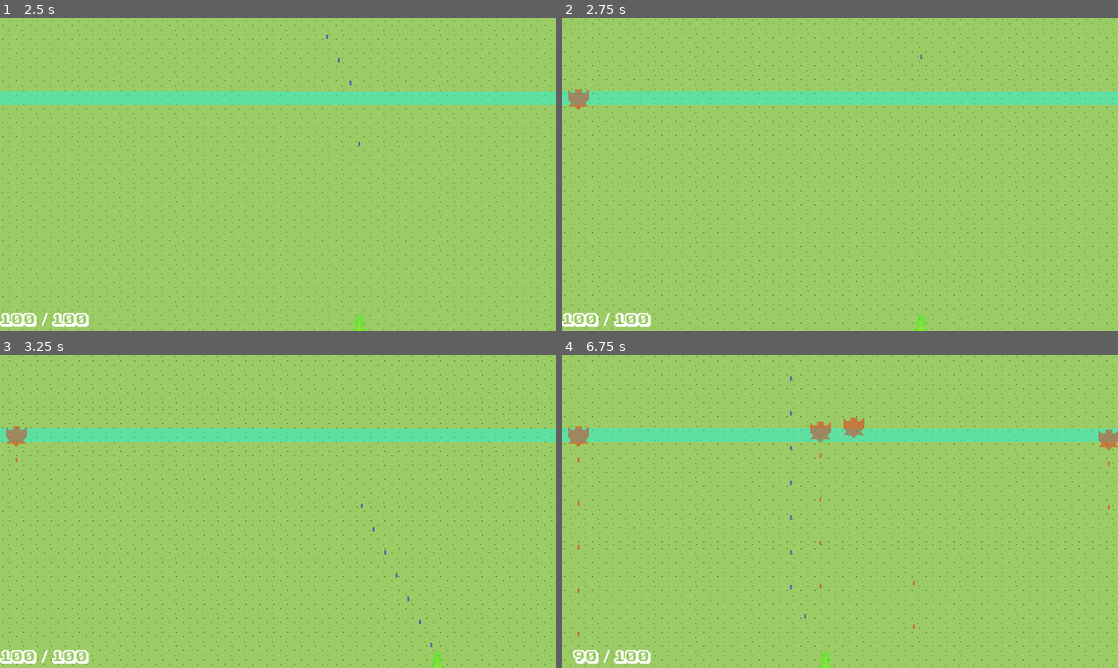
Above: before the commit, frames 1-4 (two rows, left to right).
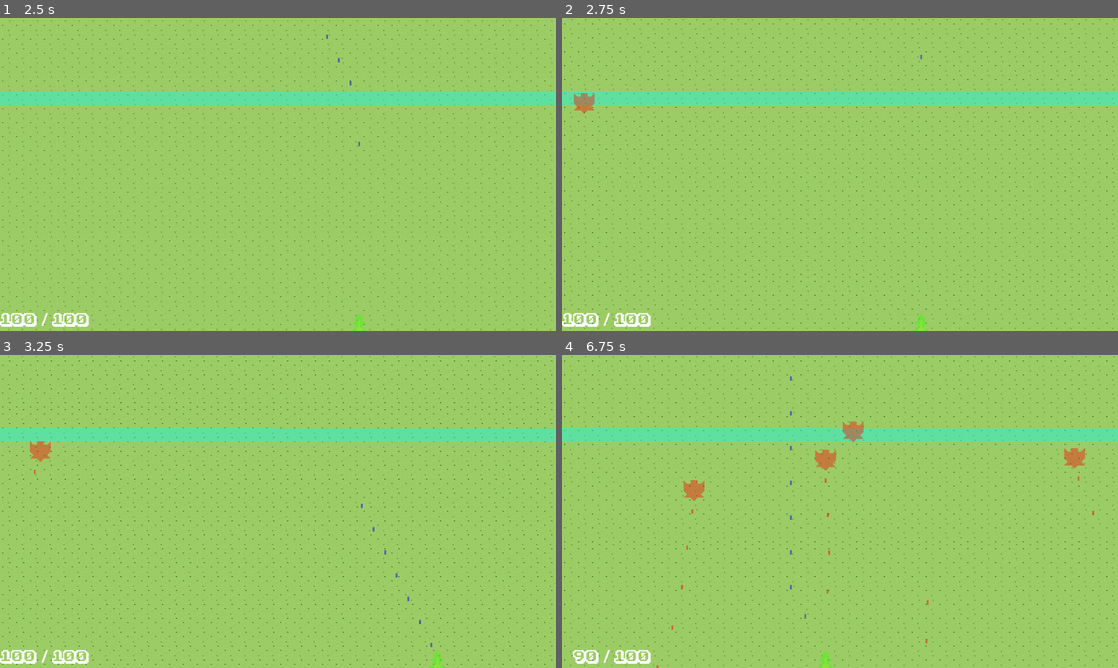
Above: after the commit, the same moments.

Repository: mmyumu/OVNI-godot
Game: Godot game, scene res://menu.tscn
The game is run twice, just before and just after one commit, with the same random seed, the same clock (stepped at 60 frames per second) and the same inputs.
Inputs (mouse positions are in pixels of both pictures, inside the frame that each line leads up to):
- Up to frame 1 (2.5 s): click "Start" at 0.5 s; tap Enter at 1.25 s; move the mouse to (400, 158) at 1.27 s; hold Right (move_right) 1.28-2.03 s; hold Space (shoot) 1.28-2.03 s; click (400, 158) at 1.42 s; move the mouse to (166, 190) at 2.02 s; hold Down (move_down) from 2.03 s (still down); tap Space (shoot) at 2.1 s
- Up to frame 2 (2.75 s): keep holding Down (move_down)
- Up to frame 3 (3.25 s): move the mouse to (333, 442) at 2.77 s; release Down (move_down) at 2.78 s; hold Right (move_right) from 2.78 s (still down); hold Space (shoot) from 2.78 s (still down)
- Up to frame 4 (6.75 s): move the mouse to (812, 574) at 3.52 s; release Right (move_right) at 3.53 s; release Space (shoot) at 3.53 s; hold Up (move_up) 3.53-4.28 s; tap Space (shoot) at 3.6, 5.1, 6.6 s; click (812, 574) at 3.67 s; move the mouse to (1006, 558) at 4.27 s; hold Space (shoot) 4.28-5.03 s; hold Left (move_left) 4.28-5.78 s; move the mouse to (673, 464) at 5.02 s; move the mouse to (867, 511) at 5.77 s; hold Down (move_down) 5.78-6.53 s; hold Space (shoot) 5.78-6.53 s; click (867, 511) at 5.92 s; move the mouse to (756, 433) at 6.52 s; hold Right (move_right) from 6.53 s (still down)

Frame 1 is identical in both runs. In frame 2, 0.2% of the frame differs, in the area x 1-6%, y 22-31%; in frame 3, 0.4%; in frame 4, 1.4%, in the area x 1-100%, y 20-100%.

Commit message:
Add enemy AI (moving toward player), add projectile1 inherited from projectile, add game over message

Diff:
--- a/global_variables.gd
+++ b/global_variables.gd
@@ -3,6 +3,7 @@
 var input_type = "joypad"
 
 var screen_size: Vector2
+var player
 
 # Called when the node enters the scene tree for the first time.
 func _ready():
--- a/hud.tscn
+++ b/hud.tscn
@@ -88,4 +88,21 @@
 [node name="StartTimer" type="Timer" parent="StartPlay"]
 one_shot = true
 
+[node name="GameOverLabel" type="Label" parent="."]
+visible = false
+anchors_preset = 8
+anchor_left = 0.5
+anchor_top = 0.5
+anchor_right = 0.5
+anchor_bottom = 0.5
+offset_left = -20.0
+offset_top = -11.5
+offset_right = 20.0
+offset_bottom = 11.5
+grow_horizontal = 2
+grow_vertical = 2
+theme_override_fonts/font = ExtResource("1_04pe5")
+theme_override_font_sizes/font_size = 64
+text = "game over"
+
 [connection signal="timeout" from="StartPlay/StartTimer" to="." method="_on_start_timer_timeout"]
--- a/main_stage.gd
+++ b/main_stage.gd
@@ -3,12 +3,14 @@
 var enemy_index = 0
 
 func _ready():
+	GlobalVariables.player = $Player
 	get_tree().paused = true
 	update_hp()
 	$Player.hide()
 
 func _process(delta):
-	update_hp()
+#	update_hp()
+	pass
 
 func _on_player_shoot(projectile, direction, location):
 	var spawned_projectile = projectile.instantiate()
@@ -20,8 +22,9 @@
 	spawned_projectile.velocity = spawned_projectile.velocity.rotated(direction)
 
 func update_hp():
-	$HUD/HP/HPLabel.text = str($Player.hp)
-	$HUD/HP/MaxHPLabel.text = str($Player.max_hp)
+	if $Player:
+		$HUD/HP/HPLabel.text = str($Player.hp)
+		$HUD/HP/MaxHPLabel.text = str($Player.max_hp)
 
 func _on_hud_start_play():
 	start_stop_game(true)
@@ -54,8 +57,14 @@
 	if start:
 		$Player.show()
 		$Spawner/SpawnTimer.start()
+		$HUD/GameOverLabel.hide()
 		get_tree().paused = false
 	else:
 		$Player.hide()
 		$Spawner/SpawnTimer.stop()
+		$HUD/GameOverLabel.show()
 		get_tree().paused = true
+
+
+func _on_player_player_hit(damage):
+	update_hp()
--- a/main_stage.tscn
+++ b/main_stage.tscn
@@ -24,6 +24,7 @@
 speed = 500.0
 
 [connection signal="game_over" from="Player" to="." method="_on_player_game_over"]
+[connection signal="player_hit" from="Player" to="." method="_on_player_player_hit"]
 [connection signal="shoot" from="Player" to="." method="_on_player_shoot"]
 [connection signal="start_play" from="HUD" to="." method="_on_hud_start_play"]
 [connection signal="timeout" from="Spawner/SpawnTimer" to="." method="_on_spawn_timer_timeout"]
--- /dev/null
+++ b/unit/enemies/ai.gd
@@ -0,0 +1,14 @@
+extends Node
+
+
+# Called when the node enters the scene tree for the first time.
+func _ready():
+	pass # Replace with function body.
+
+
+# Called every frame. 'delta' is the elapsed time since the previous frame.
+func _process(delta):
+	pass
+
+func compute_position(delta, current_position):
+	return lerp(current_position, GlobalVariables.player.position, 0.1 * delta)
--- a/unit/enemies/enemy1.gd
+++ b/unit/enemies/enemy.gd
@@ -13,19 +13,19 @@
 
 # Called every frame. 'delta' is the elapsed time since the previous frame.
 func _process(delta):
-	pass
+	position = $AI.compute_position(delta, position)
 
 
 func _on_area_shape_entered(area_rid, area, area_shape_index, local_shape_index):
 	if area.is_in_group("Player"):
-
-		# TODO : get the
-#		if area.is_in_group("Projectile"):
 		if "damage" in area:
 			hp -= area.damage
 		if hp <= 0:
 			queue_free()
 
+		if area.is_in_group("Projectile"):
+			area.queue_free()
+
 
 func _on_weapon_shoot(projectile, direction, location):
 #	print("enemy _on_weapon_shoot")
--- a/unit/enemies/enemy1.tscn
+++ b/unit/enemies/enemy.tscn
@@ -1,13 +1,14 @@
-[gd_scene load_steps=4 format=3 uid="uid://c608eymfujioj"]
+[gd_scene load_steps=5 format=3 uid="uid://bnvbbg74xcgj2"]
 
-[ext_resource type="Script" path="res://unit/enemies/enemy1.gd" id="1_mlrxg"]
-[ext_resource type="PackedScene" uid="uid://bq8gn3xifxca1" path="res://unit/enemies/weapon.tscn" id="2_8yfxv"]
+[ext_resource type="Script" path="res://unit/enemies/enemy.gd" id="1_utwqf"]
+[ext_resource type="PackedScene" uid="uid://bq8gn3xifxca1" path="res://unit/enemies/weapon.tscn" id="2_d2til"]
+[ext_resource type="Script" path="res://unit/enemies/ai.gd" id="3_rldtg"]
 
 [sub_resource type="RectangleShape2D" id="RectangleShape2D_w04ol"]
 size = Vector2(48, 48)
 
 [node name="Enemy" type="Area2D" groups=["Enemies"]]
-script = ExtResource("1_mlrxg")
+script = ExtResource("1_utwqf")
 
 [node name="Polygon2D" type="Polygon2D" parent="."]
 scale = Vector2(8, 8)
@@ -17,8 +18,11 @@
 [node name="CollisionShape2D" type="CollisionShape2D" parent="."]
 shape = SubResource("RectangleShape2D_w04ol")
 
-[node name="Weapon" parent="." instance=ExtResource("2_8yfxv")]
+[node name="Weapon" parent="." instance=ExtResource("2_d2til")]
 position = Vector2(0, -24)
+
+[node name="AI" type="Node" parent="."]
+script = ExtResource("3_rldtg")
 
 [connection signal="area_shape_entered" from="." to="." method="_on_area_shape_entered"]
 [connection signal="shoot" from="Weapon" to="." method="_on_weapon_shoot"]
--- a/unit/enemies/spawner.gd
+++ b/unit/enemies/spawner.gd
@@ -2,7 +2,7 @@
 
 var rng = RandomNumberGenerator.new()
 
-var enemy = preload("res://unit/enemies/enemy1.tscn")
+var enemy = preload("res://unit/enemies/enemy.tscn")
 
 var min_point
 var max_point
--- a/unit/player/player.gd
+++ b/unit/player/player.gd
@@ -6,6 +6,7 @@
 @export var damage = 10
 
 signal shoot(projectile, direction, location)
+signal player_hit(damage)
 signal game_over()
 
 # Called when the node enters the scene tree for the first time.
@@ -35,5 +36,8 @@
 	if area.is_in_group("Enemies"):
 		if "damage" in area:
 			hp -= area.damage
+			player_hit.emit(area.damage)
 		if hp <= 0:
 			game_over.emit()
+		if area.is_in_group("Projectile"):
+			area.queue_free()
--- a/unit/player/turret.gd
+++ b/unit/player/turret.gd
@@ -9,7 +9,7 @@
 var deadzone = 0.3
 var previous_rs_look
 
-var projectile = preload("res://unit/projectile.tscn")
+var projectile = preload("res://unit/projectile1.tscn")
 
 
 signal shoot(projectile, direction, location)
--- /dev/null
+++ b/unit/projectile1.tscn
@@ -0,0 +1,8 @@
+[gd_scene load_steps=2 format=3 uid="uid://bjoccyfcff2jx"]
+
+[ext_resource type="PackedScene" uid="uid://eoyctovw0etd" path="res://unit/projectile.tscn" id="1_tqnnm"]
+
+[node name="Projectile" instance=ExtResource("1_tqnnm")]
+damage = 5
+
+[connection signal="area_shape_entered" from="." to="." method="_on_area_shape_entered"]
